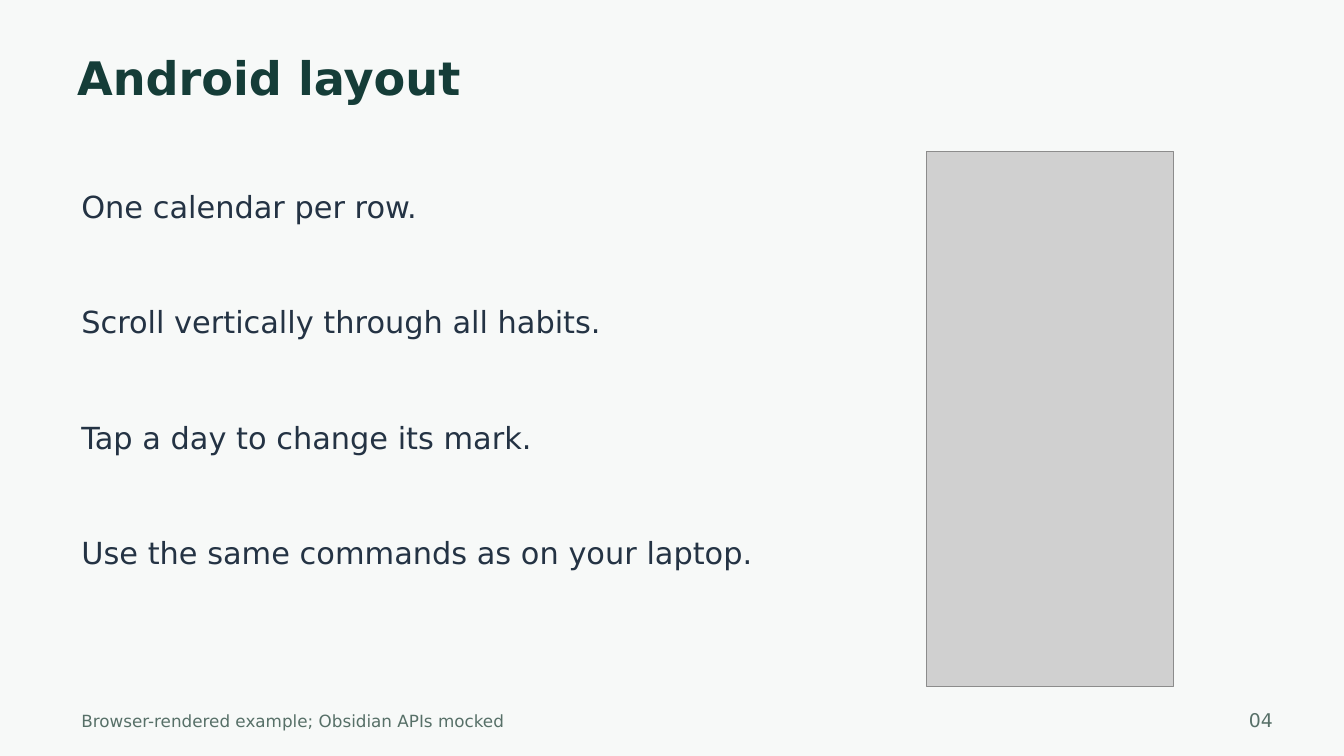
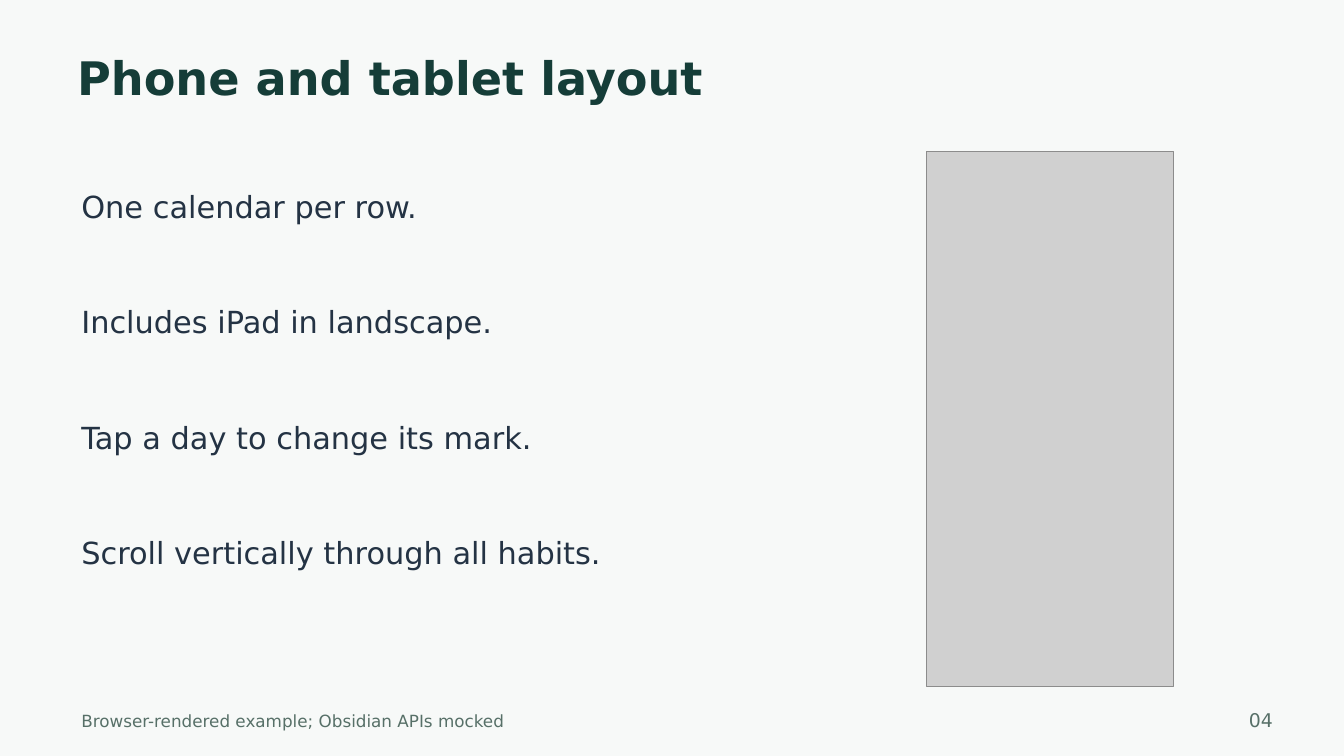
Before and after one commit to harharhari/rsn-habit-tracker-obsidian-plugin, a slide deck: slide 4 of docs/Habit-Calendar-001b-Tutorial.pptx. Drawn at 1344x756 pixels with LibreOffice and Linux fonts; fonts in the diff are those of the drawing; grey boxes stand for pictures. Boxes give left, top, right and bottom in pixels: in the first picture for what was removed or moved away, otherwise in the second. Text is boxed around its words. In the diff, an @@ line names an element or a change of style, - is before the commit and + after.

```diff
--- a/docs/Habit-Calendar-001b-Tutorial.pptx
+++ b/docs/Habit-Calendar-001b-Tutorial.pptx
@@ text at <box>77,60,702,105</box>: text changed @@
-Android layout
+Phone and tablet layout
@@ text at <box>81,310,492,339</box>: text changed @@
-Scroll vertically through all habits.
+Includes iPad in landscape.
@@ text at <box>81,541,601,570</box>: text changed @@
-Use the same commands as on your laptop.
+Scroll vertically through all habits.
```
Also in this commit, not shown: 26 other slides changed, 10 slides added, 29 other files.
